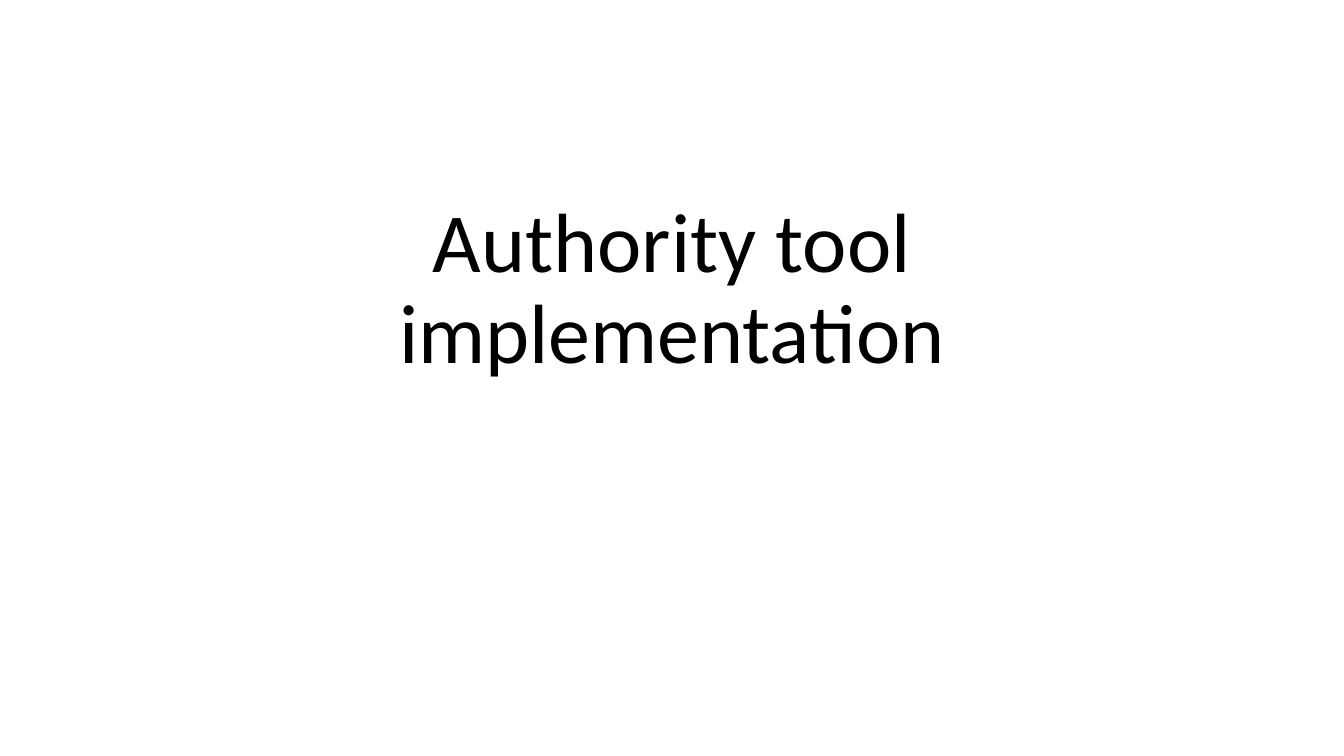
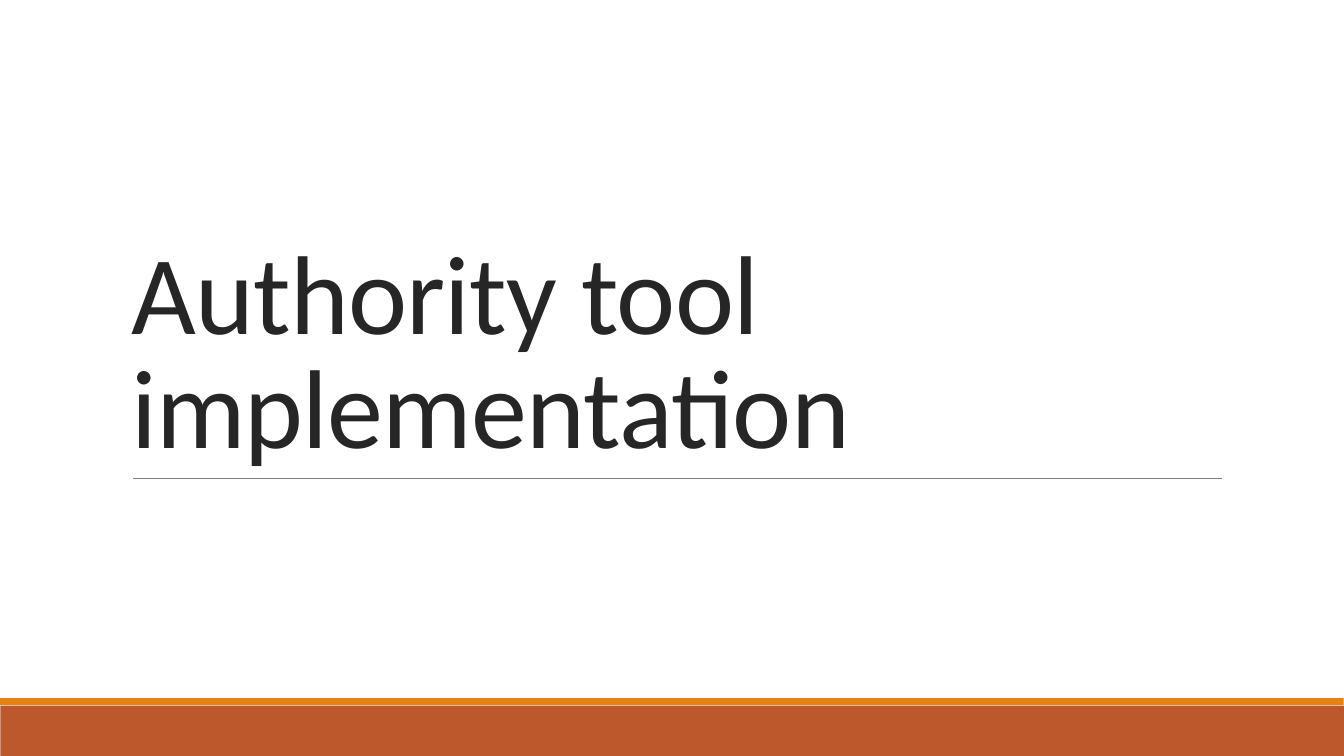
Before and after one commit to SternerLab/Authority, a slide deck: slide 1 of r_table/slides/Authority look up table.pptx. Drawn at 1344x756 pixels with LibreOffice and Linux fonts; fonts in the diff are those of the drawing. Boxes give left, top, right and bottom in pixels: in the first picture for what was removed or moved away, otherwise in the second. Text is boxed around its words. In the diff, an @@ line names an element or a change of style, - is before the commit and + after.

```diff
--- a/r_table/slides/Authority look up table.pptx
+++ b/r_table/slides/Authority look up table.pptx
@@ title "Authority tool implementation": place and size @@
-title "Authority tool implementation" at bbox=[399, 213, 944, 377]
+title "Authority tool implementation" at bbox=[131, 256, 850, 466]
@@ title "Authority tool implementation" at bbox=[131, 256, 850, 466]: size 60 to 80 pt, text colour #000000 to #262626, letter spacing 0 to -0.5 pt; alignment centre to left; line spacing 0.9 to 0.85 @@
@@ line added from (133, 479) to (1222, 479), #808080 0.5 pt @@
@@ rectangle added at bbox=[0, 706, 1344, 756], fill #BD582C @@
@@ rectangle added at bbox=[0, 699, 1344, 706], fill #E48312 @@
```
Also in this commit, not shown: 3 other slides changed, 16 slides added, 5 slides removed.
